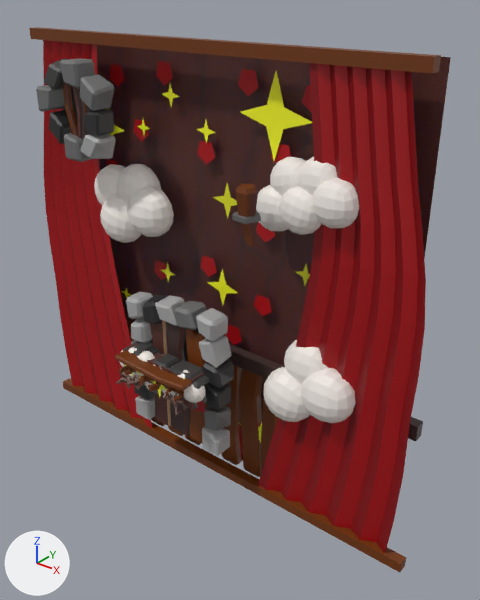
An edit to the Blender file Assets/Fase1/pindo modelo.blend, drawn before and after from the same camera.
The view is the same before and after, from a 50 mm lens placed at (34.4, -34.2, 36.7), pointed at (4.1, 3.7, 13.3). Lighting does not change. The marker at lower left points along +X, +Y and +Z.
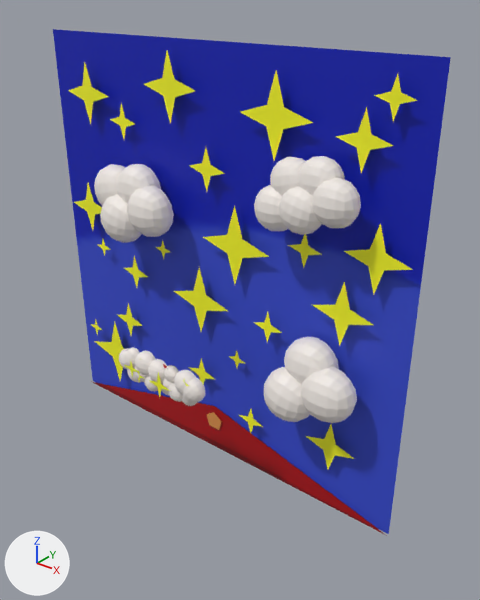
Location of each change, (x1, y1, x2, y2) in pixels of the pictures (480 x 600 px; the box of a moved part takes in the faces that stretch with it):
'Plane', hidden (red)
    before: (29, 27, 451, 572)
'Cube.015', reshaped
    before: (94, 70, 359, 443)
    after: (68, 50, 417, 469)
'Cube.003', hidden
    before: (126, 291, 234, 456)
'Cube.004', hidden
    before: (36, 58, 116, 162)
'Cylinder', hidden (brown)
    before: (232, 183, 261, 247)
'Cube.013', hidden (brown)
    before: (115, 351, 204, 391)
'Cube.005', hidden
    before: (119, 342, 210, 408)
'Cube.006', hidden (black)
    before: (116, 343, 206, 415)
'Cube.011', hidden
    before: (124, 344, 203, 409)
'Cube.012', hidden
    before: (123, 344, 205, 412)
'Cube.007', hidden
    before: (123, 352, 207, 410)
part 1 of me_cube_015, rebuilt (not visible before)
    after: (68, 62, 108, 124)
part 2 of me_cube_015, rebuilt (not visible before)
    after: (188, 358, 216, 385)
part 3 of me_cube_015, deleted (yellow)
    before: (121, 84, 310, 305)
part 4 of me_cube_015, built on
    before: (107, 109, 124, 136)
    after: (74, 50, 417, 381)
part 5 of me_cube_015, moved or reshaped
    before: (239, 423, 262, 443)
    after: (239, 409, 354, 469)
'Cube.014', unchanged, uncovered by the edit
    before: (97, 45, 450, 461)
    after: (53, 29, 451, 536)
'Cube.017', unchanged, uncovered by the edit
    before: (133, 351, 189, 393)
    after: (124, 350, 196, 404)

The change, as a list of edits to the scene's bpy script:
```text
Change me_cube_015:
    used by ob_cube_015; location = (3.11, 3.22, 17.58)
    remove me_cube_015.from_pydata(...)  # 1074 vertices, 856 faces; spans x -20.9..12.3, y -2.2..1.5, z -20.5..14.2
    add me_cube_015.from_pydata(...)  # 1101 vertices, 964 faces; spans x -20.4..15.0, y -2.2..1.5, z -19.3..14.3
    me_cube_015 part 1: the loose piece of 9 vertices spanning x -20.9..-14.5, y 1.2, z 7.8..14.2 is rebuilt with 9 vertices and now spans x -19.3..-13.9, y 1.2, z 7.3..12.8
    me_cube_015 part 2: the loose piece of 9 vertices spanning x -6.3..-2.3, y 1.2, z -17.2..-13.2 is rebuilt with 9 vertices and now spans x -5.8..-2.4, y 1.2, z -15.3..-11.9
    me_cube_015 part 3: 14 loose pieces with 126 vertices, spanning x -18.7..11.8, y 1.2, z -19.2..12.3, are deleted
    me_cube_015 part 4: 27 vertices removed from x -19.7..-9.6, y 1.2, z -19.6..9.4; 171 vertices added at x -20.4..15.0, y 1.2, z -19.3..14.3
    me_cube_015 part 5: 9 vertices removed from x 0.2..6.6, y 1.2, z -20.5..-14.1; 18 vertices added at x 0.2..12.1, y 1.2, z -17.8..-12.9
Change ob_cube_003:
    add ob_cube_003.hide_set(True)  # its collection is switched off
Change ob_cube_004:
    add ob_cube_004.hide_set(True)  # its collection is switched off
Change ob_cylinder:
    add ob_cylinder.hide_set(True)  # its collection is switched off
Change ob_cube_005:
    add ob_cube_005.hide_set(True)  # its collection is switched off
Change ob_cube_006:
    add ob_cube_006.hide_set(True)  # its collection is switched off
Change ob_cube_007:
    add ob_cube_007.hide_set(True)  # its collection is switched off
Change ob_plane:
    add ob_plane.hide_set(True)  # its collection is switched off
Change ob_cube_011:
    add ob_cube_011.hide_set(True)  # its collection is switched off
Change ob_cube_012:
    add ob_cube_012.hide_set(True)  # its collection is switched off
Change ob_cube_013:
    add ob_cube_013.hide_set(True)  # its collection is switched off
```
